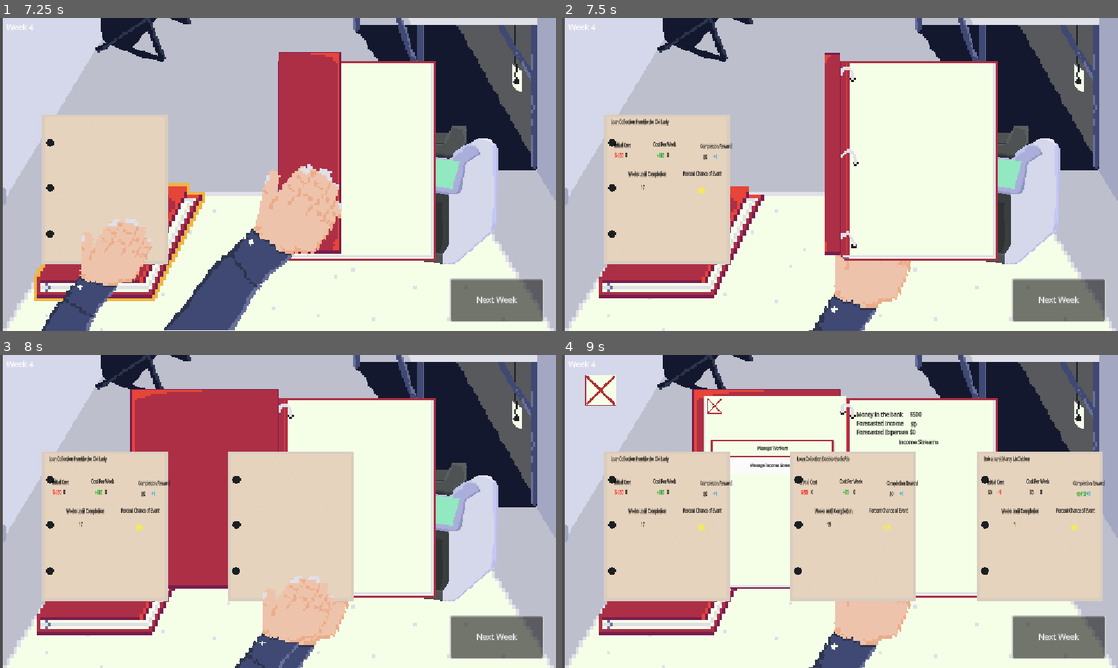
Above: before the commit, frames 1-4 (two rows, left to right).
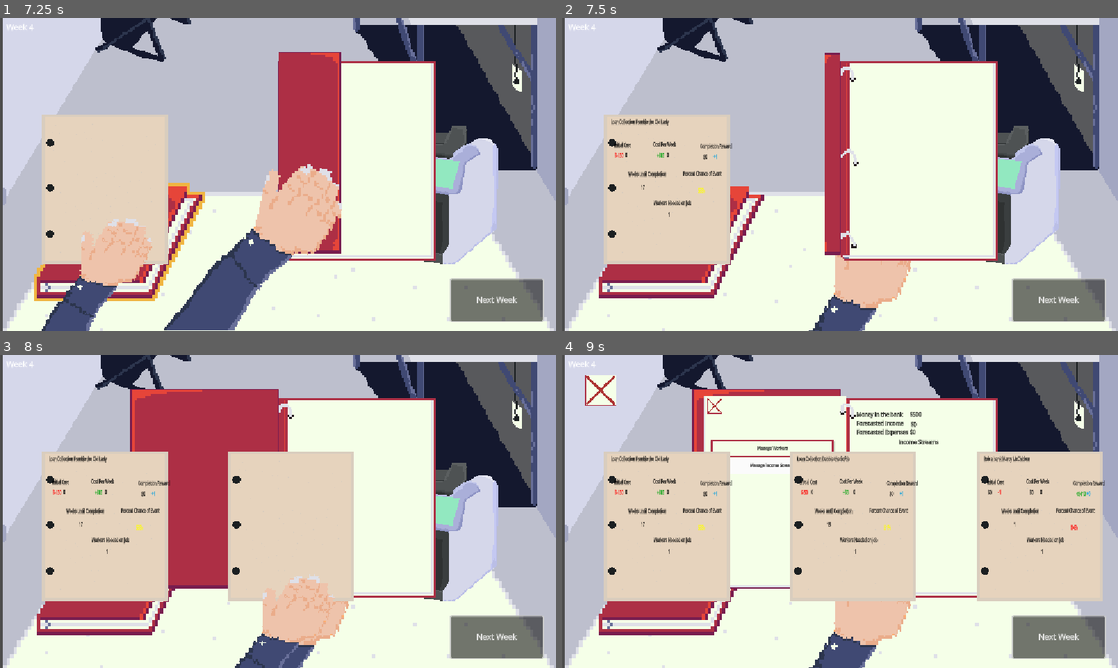
Above: after the commit, the same moments.

Repository: deruitda/ludum-dare-58
Game: Godot game, scene res://main.tscn
Same seed, same stepped clock (60 frames per second), same inputs: the game is played once before the commit and once after it.
Inputs (mouse positions are in pixels of both pictures, inside the frame that each line leads up to):
- Up to frame 1 (7.25 s): click "Next Week" at 0.5 s; click "Next Week" at 1.25 s; click (122, 243) at 2 s; click (122, 243) at 2.75 s; click (122, 243) at 3.5 s; click (150, 68) at 4.25 s; click "Next Week" at 5 s; move the mouse to (278, 255) at 5.77 s; click (278, 255) at 5.92 s; move the mouse to (166, 190) at 6.52 s; click (166, 190) at 6.67 s
- Up to frame 2 (7.5 s): move the mouse to (895, 105) at 7.27 s; click (895, 105) at 7.42 s
- Up to frame 3 (8 s): no input
- Up to frame 4 (9 s): move the mouse to (812, 574) at 8.02 s; click (812, 574) at 8.17 s; click (773, 448) at 8.75 s

Frame 1 is identical in both runs. In frame 2, less than 0.1% of the frame differs, in the area x 16-24%, y 58-64%; in frame 3, less than 0.1%; in frame 4, 0.3%, in the area x 16-93%, y 54-64%.

Commit message:
workers needed ui

Diff:
--- a/entities/IncomeStreams/IncomeStreamType/drug_deal.tres
+++ b/entities/IncomeStreams/IncomeStreamType/drug_deal.tres
@@ -36,7 +36,7 @@
 initial_cost_resource = SubResource("Resource_tqgtf")
 weekly_return_intensity_cost = SubResource("Resource_k58h3")
 completed_cost_resource = SubResource("Resource_qiit0")
-potential_idle_event_intensity = 4
+potential_idle_event_intensity = 3
 duration_intensity = 1
 description = "Buy some drugs. Have someone sell it on the street for you!"
 accepted_worker_types = Array[ExtResource("1_qiit0")]([ExtResource("2_tqgtf")])
--- a/entities/IncomeStreams/IncomeStreamType/robbery.tres
+++ b/entities/IncomeStreams/IncomeStreamType/robbery.tres
@@ -35,7 +35,7 @@
 initial_cost_resource = SubResource("Resource_64npk")
 weekly_return_intensity_cost = SubResource("Resource_06xff")
 completed_cost_resource = SubResource("Resource_n1y87")
-potential_idle_event_intensity = 3
+potential_idle_event_intensity = 5
 description = "Go in with weapon of choice. Come out with money. What could go wrong?"
 accepted_worker_types = Array[ExtResource("1_06xff")]([ExtResource("2_2oqkb")])
 potential_idle_events = Array[ExtResource("3_je7f4")]([SubResource("Resource_2oqkb")])
--- a/managers/game_manager.gd
+++ b/managers/game_manager.gd
@@ -27,9 +27,10 @@
 
 func progress_to_next_week():
 	for income_stream in IncomeStreamManager.get_active_income_streams():
-		GameState.collect_money(income_stream.weekly_return_cost.cost)
+		GameState.collect_cost(income_stream.weekly_return_cost)
 		income_stream.increment_week()
 		if income_stream.is_completed():
+			GameState.collect_cost(income_stream.completed_return_cost)
 			SignalBus.income_stream_completed.emit(income_stream)
 			pass
 
--- a/states/game_state.gd
+++ b/states/game_state.gd
@@ -26,6 +26,14 @@
 func lose_respect(amount: int) -> void:
 	total_respect = total_respect - amount
 
+func collect_cost(cost: Cost) -> void:
+	total_money = total_money + cost.cost
+	total_respect = total_respect + cost.respect
+
+func spend_cost(cost: Cost) -> void:
+	total_money = total_money - cost.cost
+	total_respect = total_respect - cost.respect
+
 func increment_week() -> void:
 	current_week = current_week + 1
 #
--- a/ui/income_stream_view.gd
+++ b/ui/income_stream_view.gd
@@ -13,6 +13,7 @@
 @onready var weeks_left_value: Label = $Control/WeeksLeftValue
 
 @onready var percentage_label: PercentageLabel = $Control/PercentageLabel
+@onready var workers_needed_value: Label = $Control/WorkersNeededValue
 
 func set_income_stream(new_income_stream: IncomeStream):
 	income_stream = new_income_stream
@@ -25,3 +26,5 @@
 
 	weeks_left_value.text = str(income_stream.duration_in_weeks)
 	percentage_label.set_percentage(income_stream.percent_chance_of_event)
+
+	workers_needed_value.text = str(income_stream.capacity)
--- a/ui/income_stream_view.tscn
+++ b/ui/income_stream_view.tscn
@@ -131,6 +131,24 @@
 text = "10"
 label_settings = ExtResource("2_b5ulf")
 
+[node name="WorkersNeededLabel" type="Label" parent="Control"]
+layout_mode = 0
+offset_left = 244.61868
+offset_top = 208.4127
+offset_right = 428.61868
+offset_bottom = 231.4127
+text = "Workers Needed on Job"
+label_settings = ExtResource("2_b5ulf")
+
+[node name="WorkersNeededValue" type="Label" parent="Control"]
+layout_mode = 0
+offset_left = 315.1245
+offset_top = 241.36508
+offset_right = 423.1245
+offset_bottom = 264.3651
+text = "1"
+label_settings = ExtResource("2_b5ulf")
+
 [node name="LabelForPercentage" type="Label" parent="Control"]
 layout_mode = 0
 offset_left = 387.0
